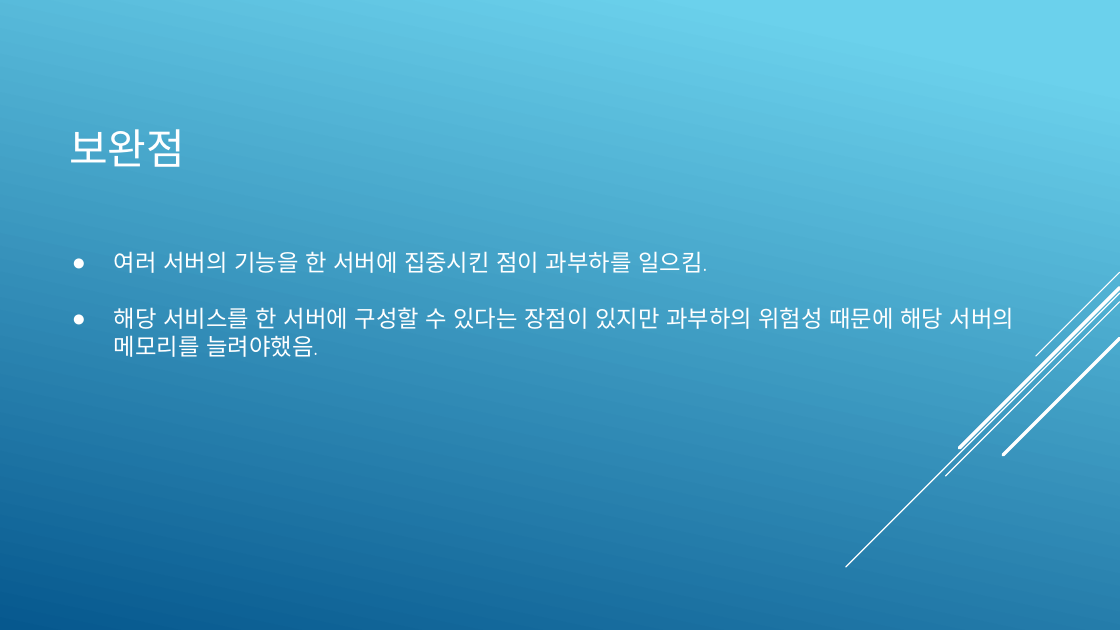
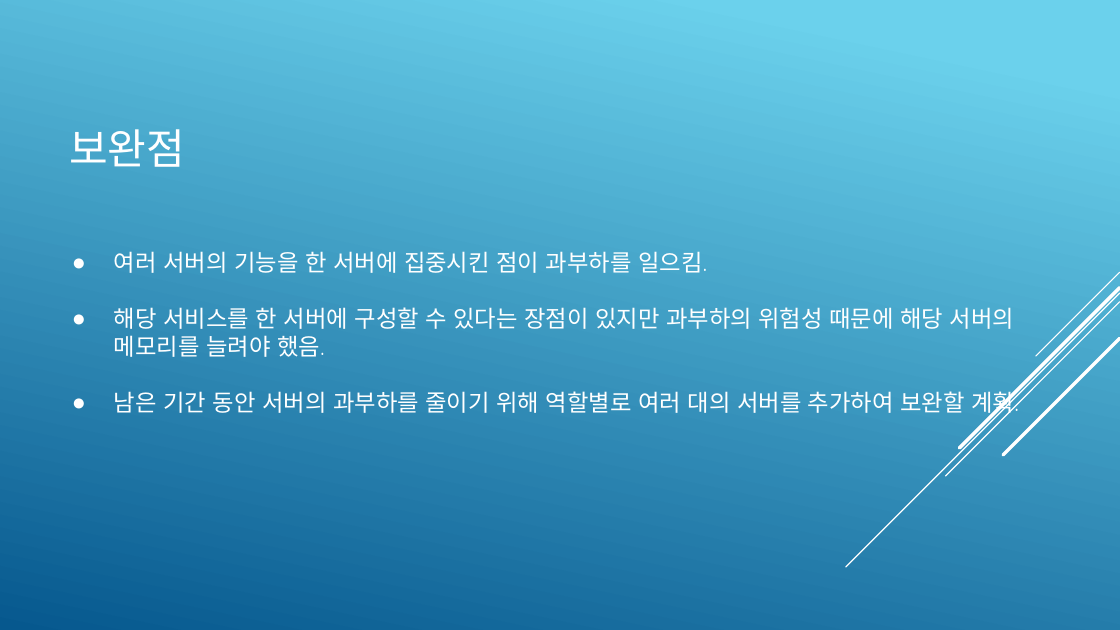
Before and after one commit to KimJeongHoon190/First_Project, a slide deck: slide 10 of 제출자료/최종 발표 프레젠테이션(김정훈).pptx. Drawn at 1120x630 pixels with LibreOffice and Linux fonts; fonts in the diff are those of the drawing. Boxes give left, top, right and bottom in pixels: in the first picture for what was removed or moved away, otherwise in the second. Text is boxed around its words. In the diff, an @@ line names an element or a change of style, - is before the commit and + after.

Commit message:
dd

```diff
--- a/제출자료/최종 발표 프레젠테이션(김정훈).pptx
+++ b/제출자료/최종 발표 프레젠테이션(김정훈).pptx
@@ text at [114,307,1019,418]: text changed @@
-● 해당 서비스를 한 서버에 구성할 수 있다는 장점이 있지만 과부하의 위험성 때문에 해당 서버의 메모리를 늘려야했음.
+● 해당 서비스를 한 서버에 구성할 수 있다는 장점이 있지만 과부하의 위험성 때문에 해당 서버의 메모리를 늘려야 했음.
+● 남은 기간 동안 서버의 과부하를 줄이기 위해 역할별로 여러 대의 서버를 추가하여 보완할 계획.
```
